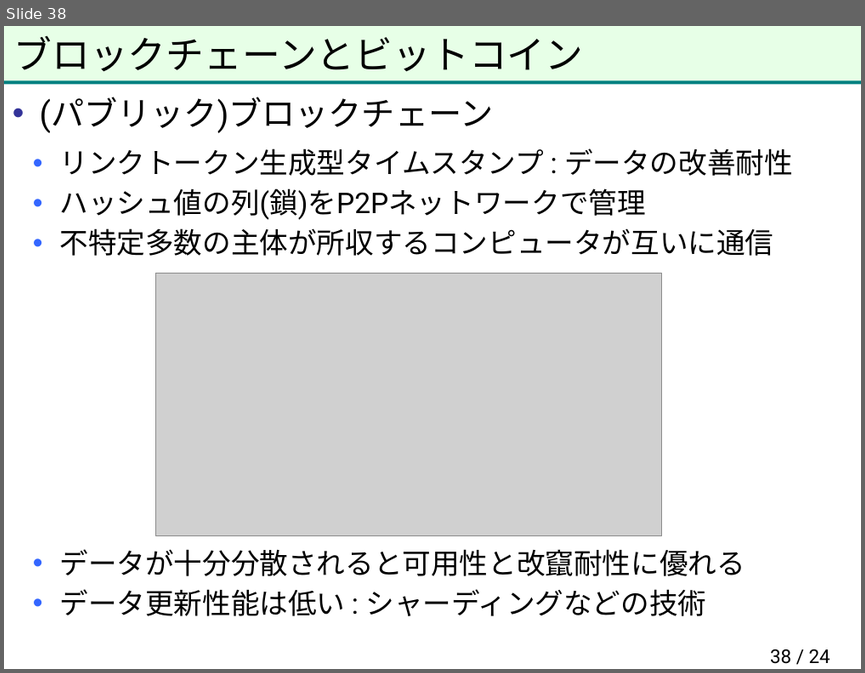
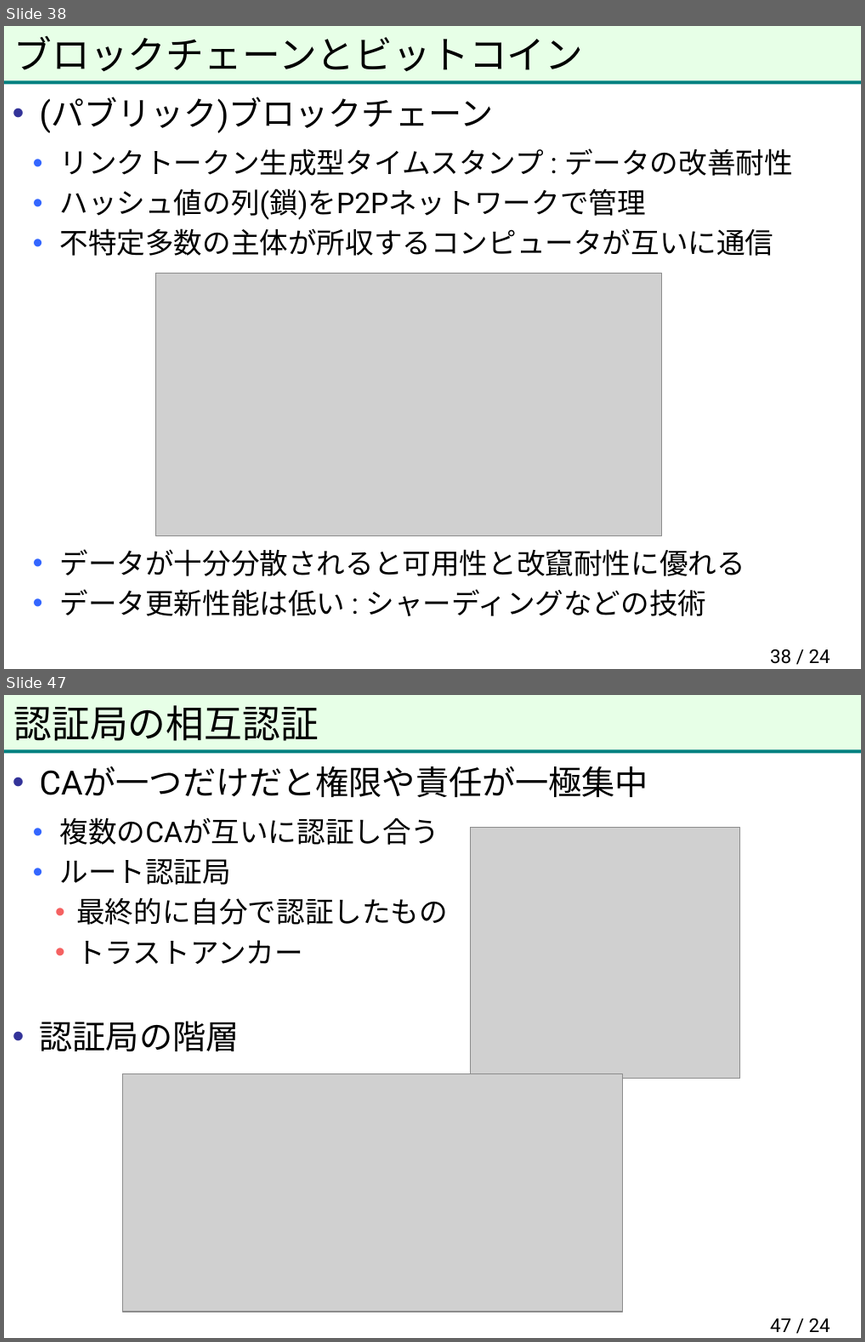
Before and after one commit to herumi/anninbon, a slide deck: lec/anninbon7.pptx. Shown one above the other, each under a label of ours: slide 38 before the commit, slides 38 and 47 after it; the slides between them are not shown. The pictures are 865x673 and 865x1342 pixels, drawn with LibreOffice and Linux fonts; fonts in the diff are those of the drawing; grey boxes stand for pictures; background and template pictures are left out. Boxes give left, top, right and bottom in pixels: in the first picture for what was removed or moved away, otherwise in the second. Text is boxed around its words. In the diff, an @@ line names an element or a change of style, - is before the commit and + after.

```diff
--- a/lec/anninbon7.pptx
+++ b/lec/anninbon7.pptx
@@ slide 47 added at [4, 695, 861, 1338], background #FFFFFF; not listed: 2 template elements that a slide beside it also shows @@
@@ title added at [14, 705, 319, 741], 32 pt, text #000000 @@
+認証局の相互認証
@@ text added at [40, 766, 648, 1051], 24 pt, text #000000 @@
+• CAが一つだけだと権限や責任が一極集中
+  • 複数のCAが互いに認証し合う
+  • ルート認証局
+    • 最終的に自分で認証したもの
+    • トラストアンカー
+• 認証局の階層
@@ picture added at [470, 828, 740, 1078] @@
@@ picture added at [122, 1074, 623, 1312] @@
@@ page number added at [770, 1318, 830, 1332], 16 pt, text #000000 @@
+47 / 24
```
Also in this commit, not shown: 1 slide changed, 8 other slides added.
